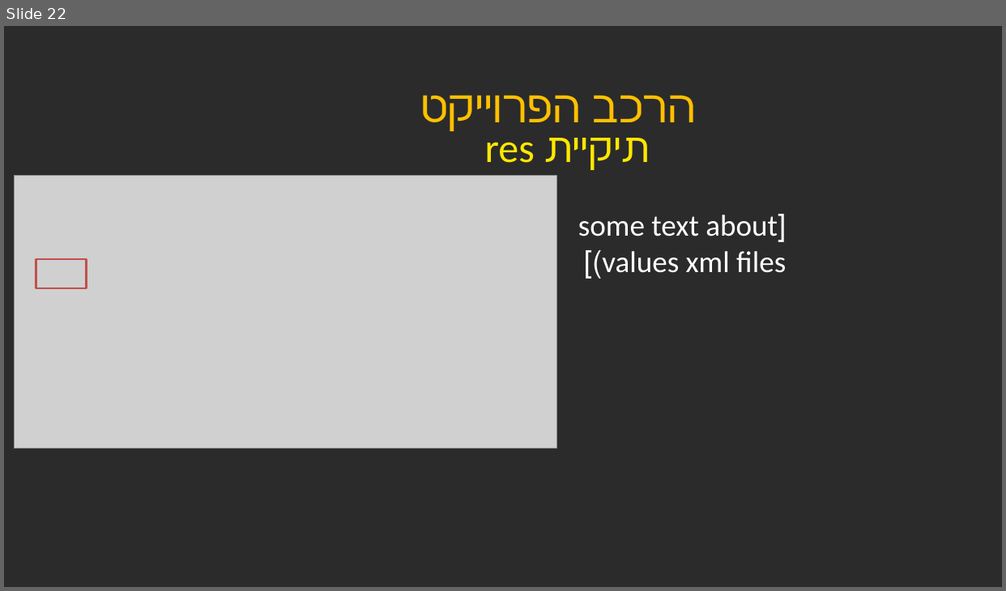
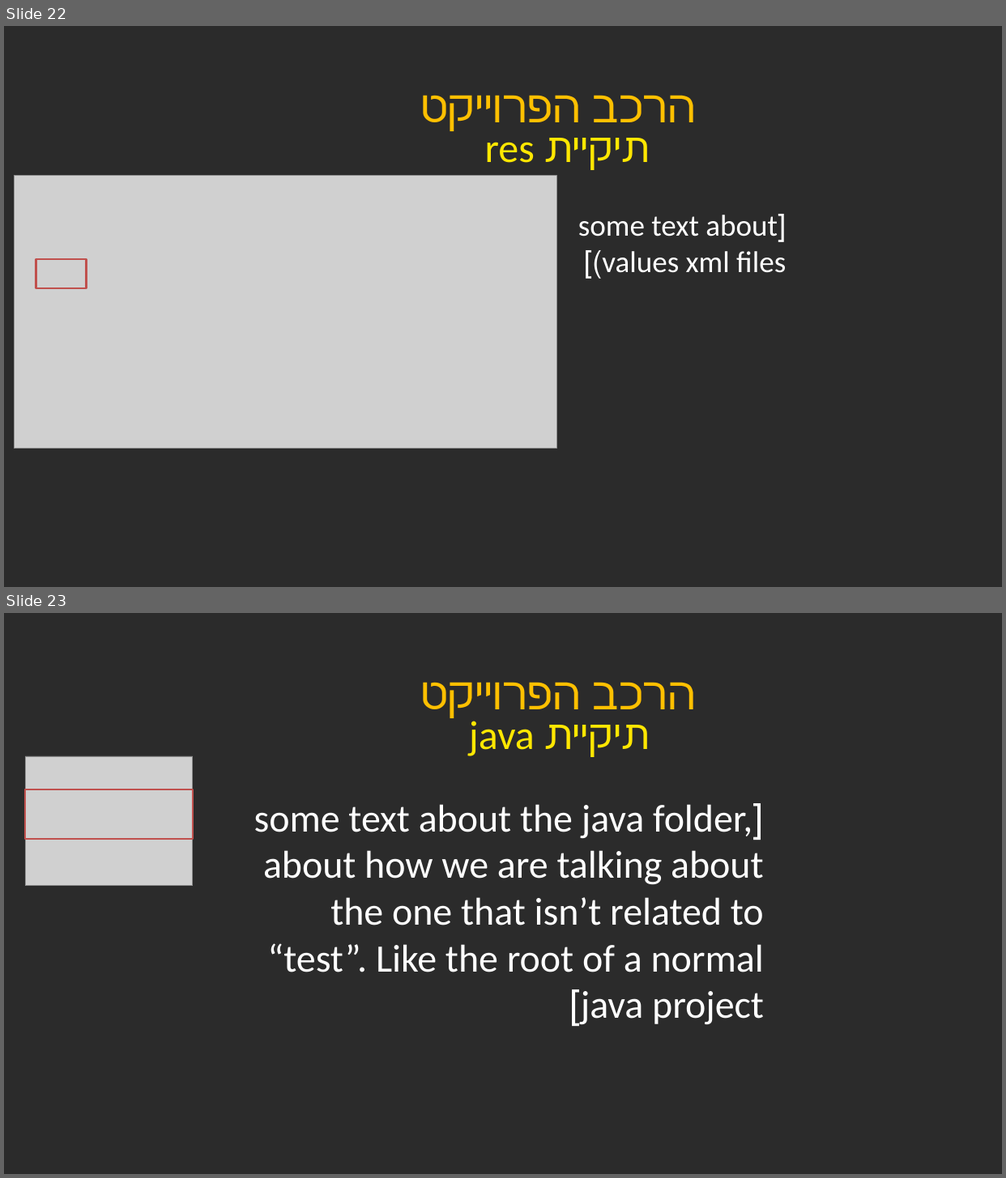
Before and after one commit to Yonatan42/AndroidPresentation, a slide deck: Android Presentation - Java Workshop.pptx. Shown one above the other, each under a label of ours: slide 22 before the commit, slides 22 and 23 after it. The pictures are 1006x591 and 1006x1178 pixels, drawn with LibreOffice and Linux fonts; fonts in the diff are those of the drawing; grey boxes stand for pictures; background and template pictures are left out; a plain dark background stands for a picture behind light text. Boxes give left, top, right and bottom in pixels: in the first picture for what was removed or moved away, otherwise in the second. Text is boxed around its words. In the diff, an @@ line names an element or a change of style, - is before the commit and + after.

Commit message:
added image and placeholder for java folder

```diff
--- a/Android Presentation - Java Workshop.pptx
+++ b/Android Presentation - Java Workshop.pptx
@@ slide 23 added at bbox=[4, 613, 1002, 1174], background picture (left out) @@
@@ title added at bbox=[592, 682, 696, 709], 43.2 pt, text #FFC000 @@
+הרכב הפרוייקט
@@ text added at bbox=[544, 725, 649, 757], 39 pt, text #FFE701 @@
+תיקיית java
@@ picture added at bbox=[25, 756, 193, 886] @@
@@ rectangle added at bbox=[25, 790, 193, 839], outline #C0504D 2 pt @@
@@ text added at bbox=[254, 804, 764, 1025], 37.3 pt, text #FFFFFF @@
+[some text about the java folder, about how we are talking about the one that isn’t related to “test”. Like the root of a normal java project]
```
